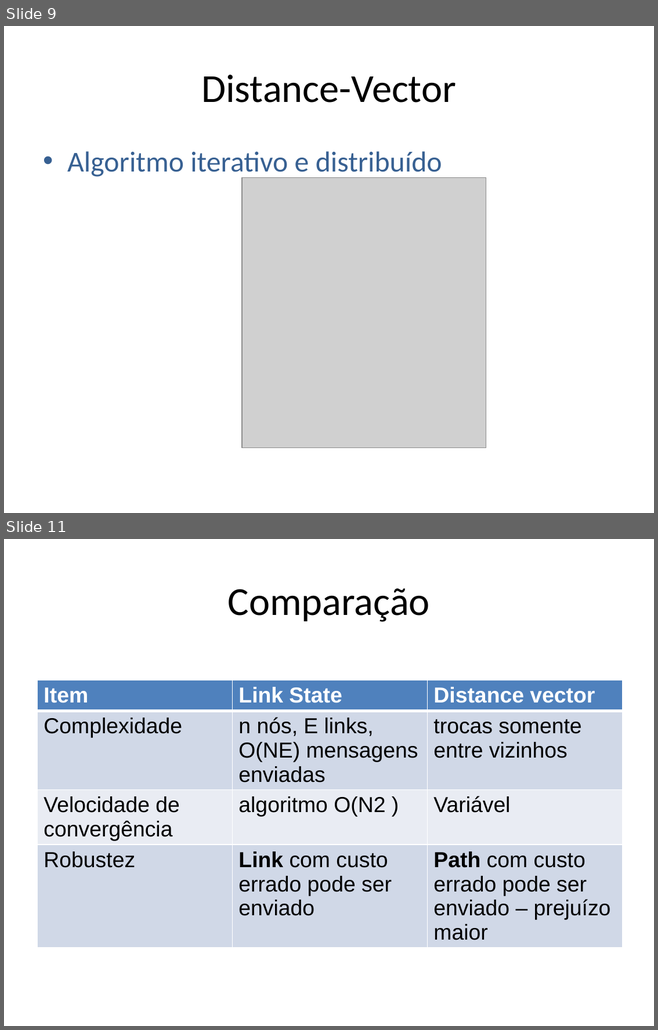
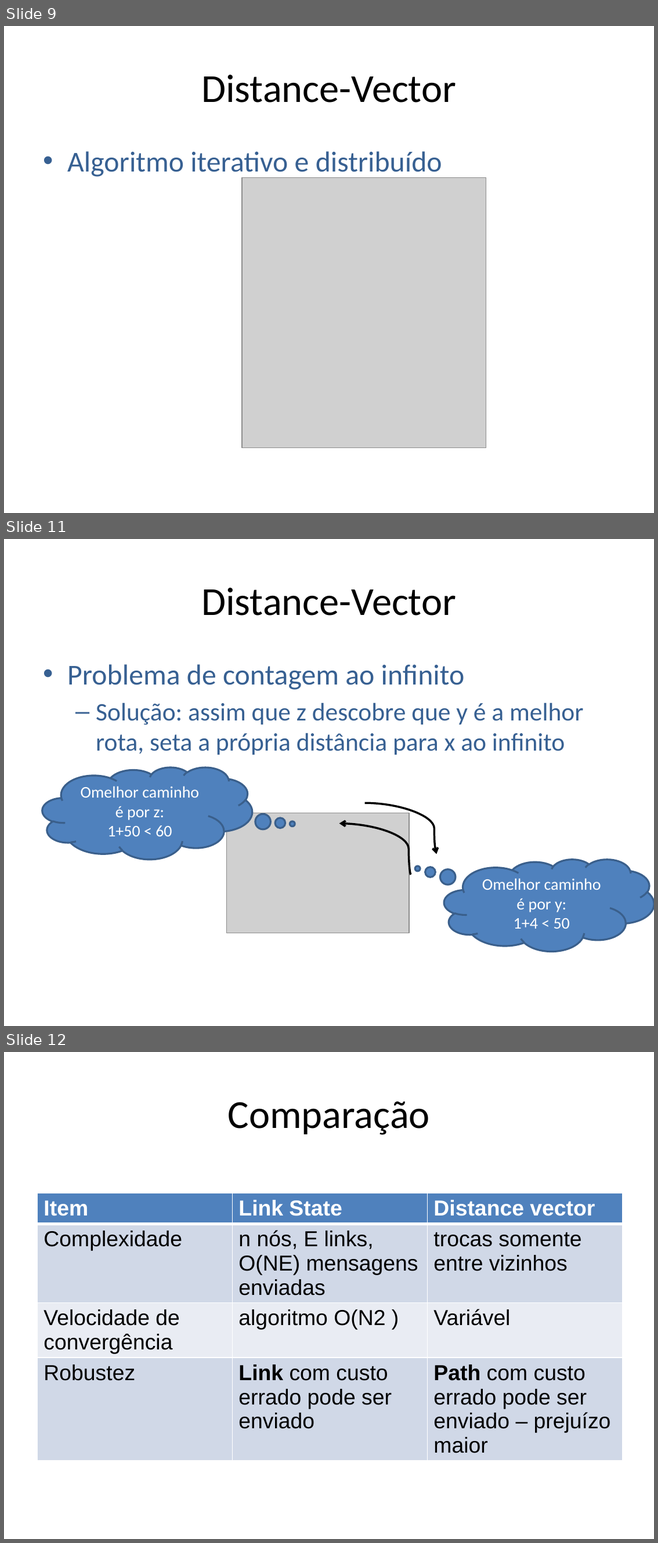
Before and after one commit to niviaquental/niviaquental.github.io, a slide deck: Presentations/Aula10-Rede-Roteamento/10-Rede-Roteamento.pptx. Shown one above the other, each under a label of ours: slides 9 and 11 before the commit, slides 9, 11 and 12 after it; the slides between them are not shown. The pictures are 658x1030 and 658x1543 pixels, drawn with LibreOffice and Linux fonts; fonts in the diff are those of the drawing; grey boxes stand for pictures; background and template pictures are left out. Boxes give left, top, right and bottom in pixels: in the first picture for what was removed or moved away, otherwise in the second. Text is boxed around its words. In the diff, an @@ line names an element or a change of style, - is before the commit and + after.

```diff
--- a/Presentations/Aula10-Rede-Roteamento/10-Rede-Roteamento.pptx
+++ b/Presentations/Aula10-Rede-Roteamento/10-Rede-Roteamento.pptx
@@ slide 11 added at (4,539,654,1026), background #FFFFFF @@
@@ title added at (201,588,456,616), 44 pt, text #000000 @@
+Distance-Vector
@@ text added at (67,664,583,755), 28 pt, text #376092 @@
+• Problema de contagem ao infinito
+  – Solução: assim que z descobre que y é a melhor rota, seta a própria distância para x ao infinito
@@ thought cloud added at (42,767,252,859), fill #4F81BD, outline #3A5F8C 2 pt, 18 pt, text #FFFFFF @@
+Omelhor caminho é por z:
+1+50 < 60
@@ picture added at (227,813,409,933) @@
@@ curved arrow added from (365, 803) to (436, 854), #000000 2.25 pt @@
@@ curved arrow added from (411, 875) to (339, 824), #000000 2.25 pt @@
@@ thought cloud added at (444,859,654,951), fill #4F81BD, outline #3A5F8C 2 pt, 18 pt, text #FFFFFF @@
+Omelhor caminho é por y:
+1+4 < 50
@@ what was slide 11 is now slide 12 @@
```
Also in this commit, not shown: 2 slides changed, 2 other files.
